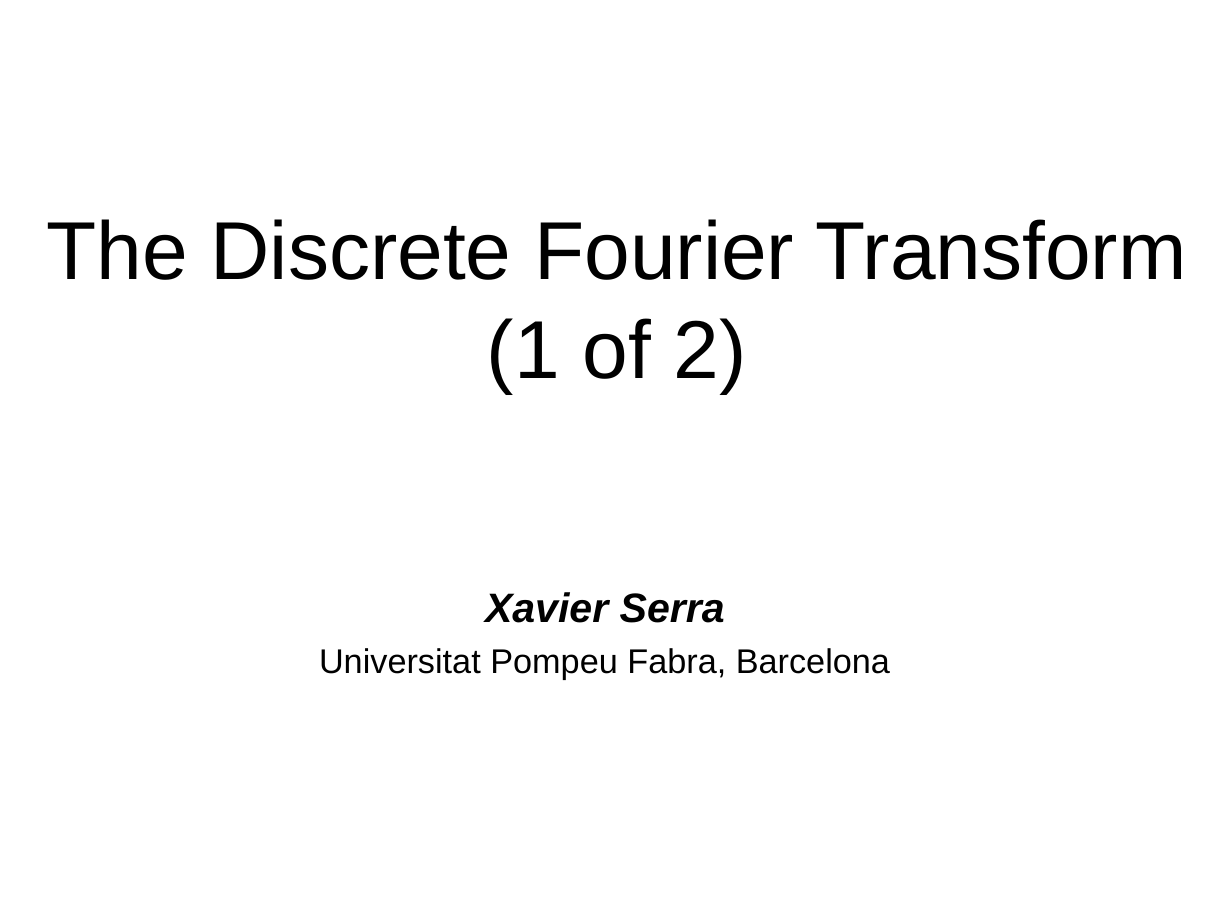
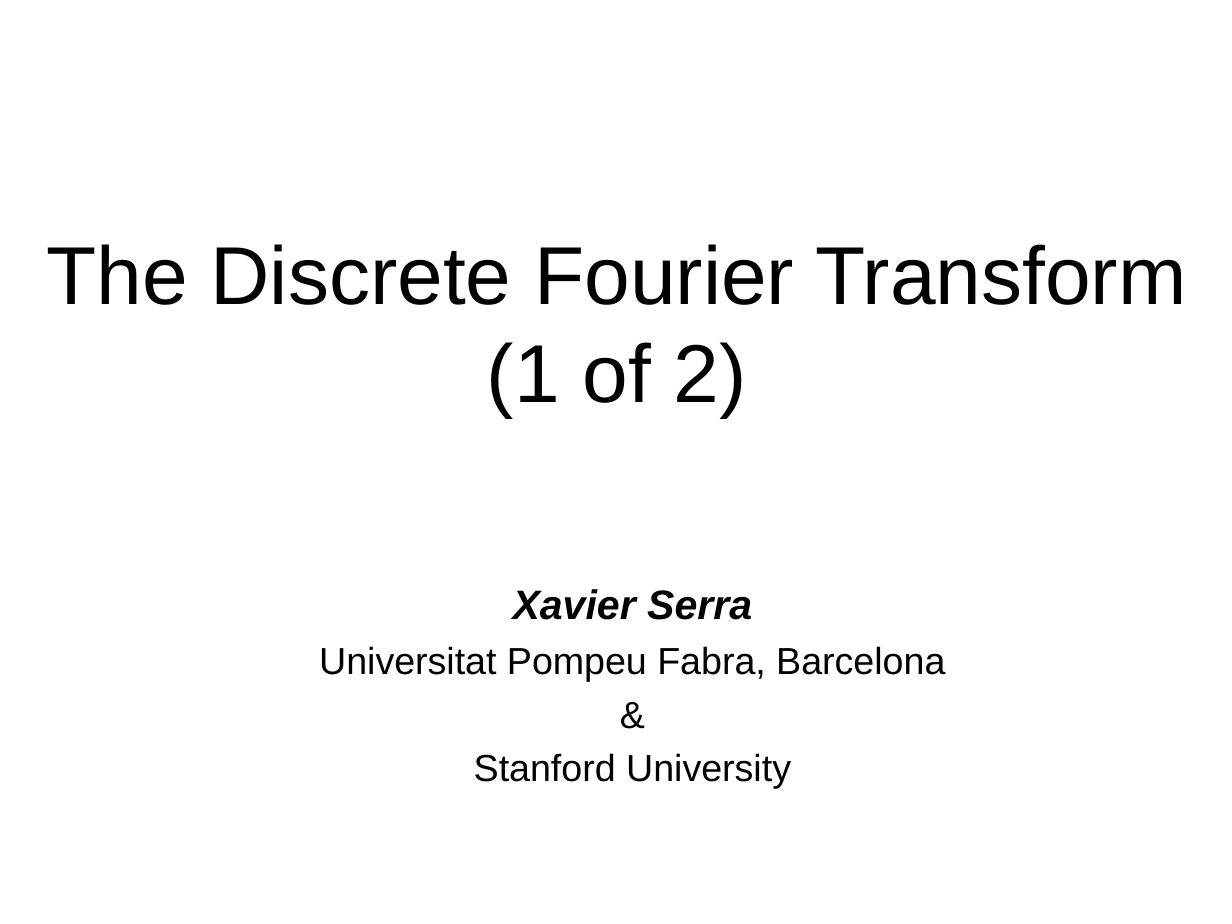
Before and after one commit to MTG/sms-tools, a slide deck: slide 1 of lectures/2-DFT/DFT-1.odp. Drawn at 1232x924 pixels with LibreOffice and Linux fonts; fonts in the diff are those of the drawing. Boxes give left, top, right and bottom in pixels: in the first picture for what was removed or moved away, otherwise in the second. Text is boxed around its words. In the diff, an @@ line names an element or a change of style, - is before the commit and + after.

```diff
--- a/lectures/2-DFT/DFT-1.odp
+++ b/lectures/2-DFT/DFT-1.odp
@@ title "The Discrete Fourier Transform (1 ...": place and size @@
-title "The Discrete Fourier Transform (1 ..." at [46,219,1187,393]
+title "The Discrete Fourier Transform (1 ..." at [46,244,1187,417]
@@ text at [319,646,945,681]: size 20 to 22 pt in "Universitat Pompeu Fabra, Barcelona" @@
@@ text at [474,753,791,789]: paragraphs added @@
+&
+Stanford University
```
Also in this commit, not shown: 1 other slide changed, 3 other files.
